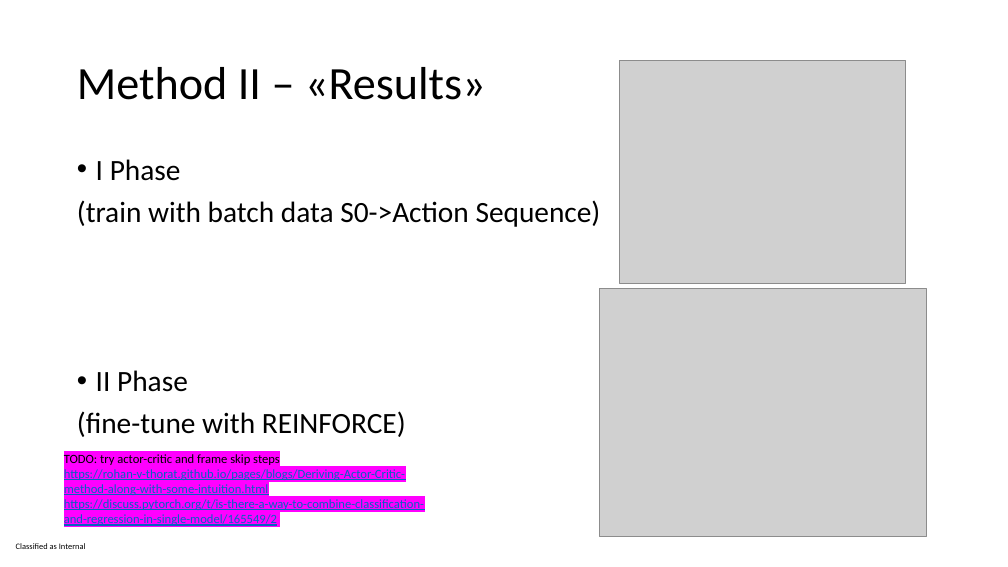
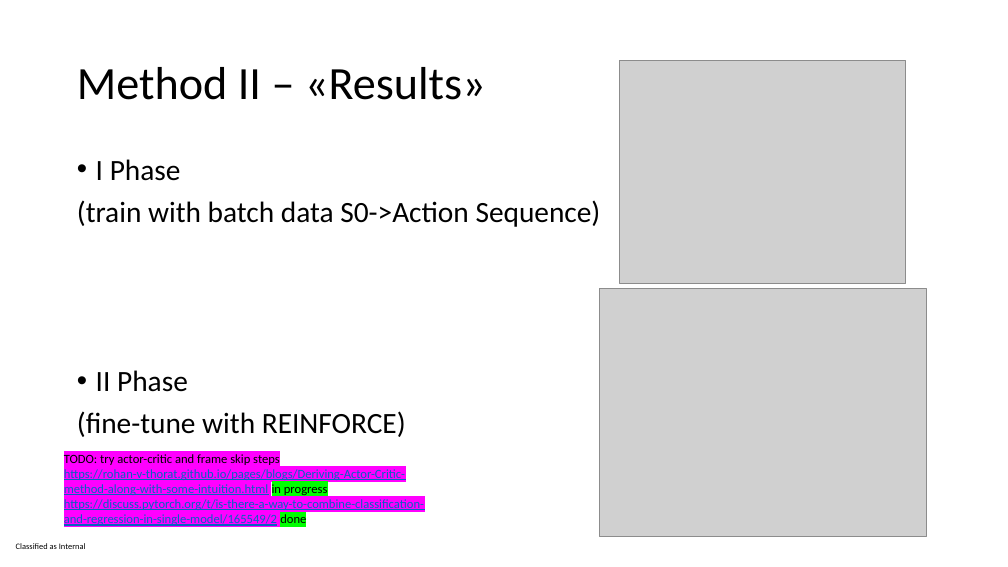
Before and after one commit to ImolaFodor/offline-rl-thesis, a slide deck: slide 5 of thesis proposal planning pre-heat.pptx. Drawn at 1008x567 pixels with LibreOffice and Linux fonts; fonts in the diff are those of the drawing; grey boxes stand for pictures. Boxes give left, top, right and bottom in pixels: in the first picture for what was removed or moved away, otherwise in the second. Text is boxed around its words. In the diff, an @@ line names an element or a change of style, - is before the commit and + after.

```diff
--- a/thesis proposal planning pre-heat.pptx
+++ b/thesis proposal planning pre-heat.pptx
@@ text at box(64, 469, 424, 526): text changed @@
-https://rohan-v-thorat.github.io/pages/blogs/Deriving-Actor-Critic-method-along-with-some-intuition.html
-https://discuss.pytorch.org/t/is-there-a-way-to-combine-classification-and-regression-in-single-model/165549/2
+https://rohan-v-thorat.github.io/pages/blogs/Deriving-Actor-Critic-method-along-with-some-intuition.html in progress
+https://discuss.pytorch.org/t/is-there-a-way-to-combine-classification-and-regression-in-single-model/165549/2 done
```
Also in this commit, not shown: 2 other slides changed, 1 slide added.
